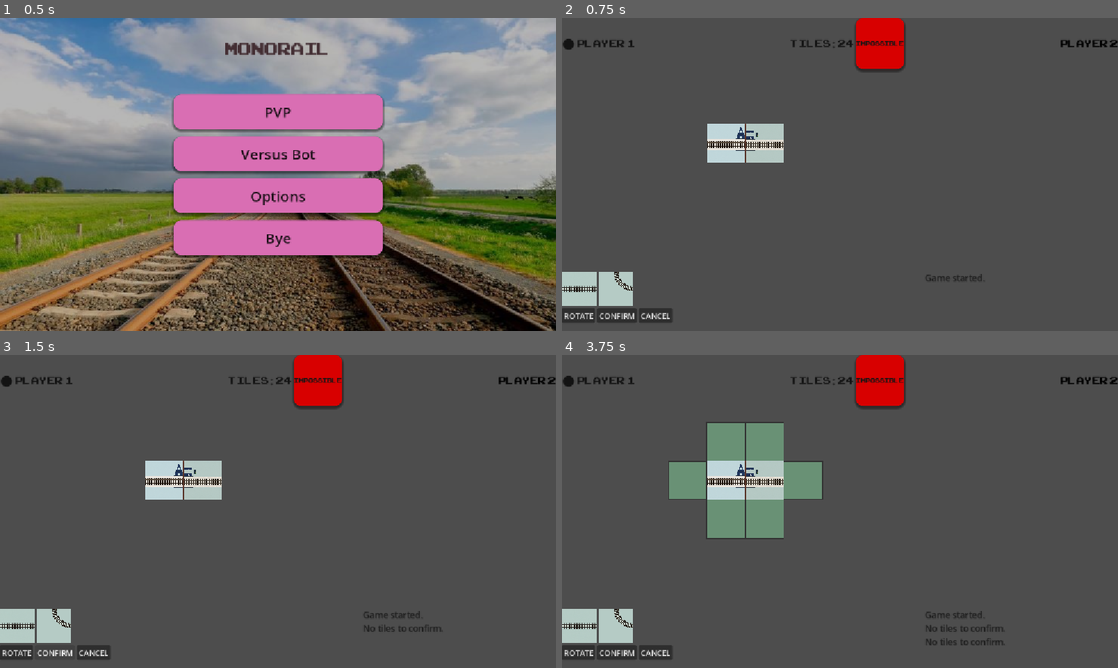
Above: before the commit, frames 1-4 (two rows, left to right).
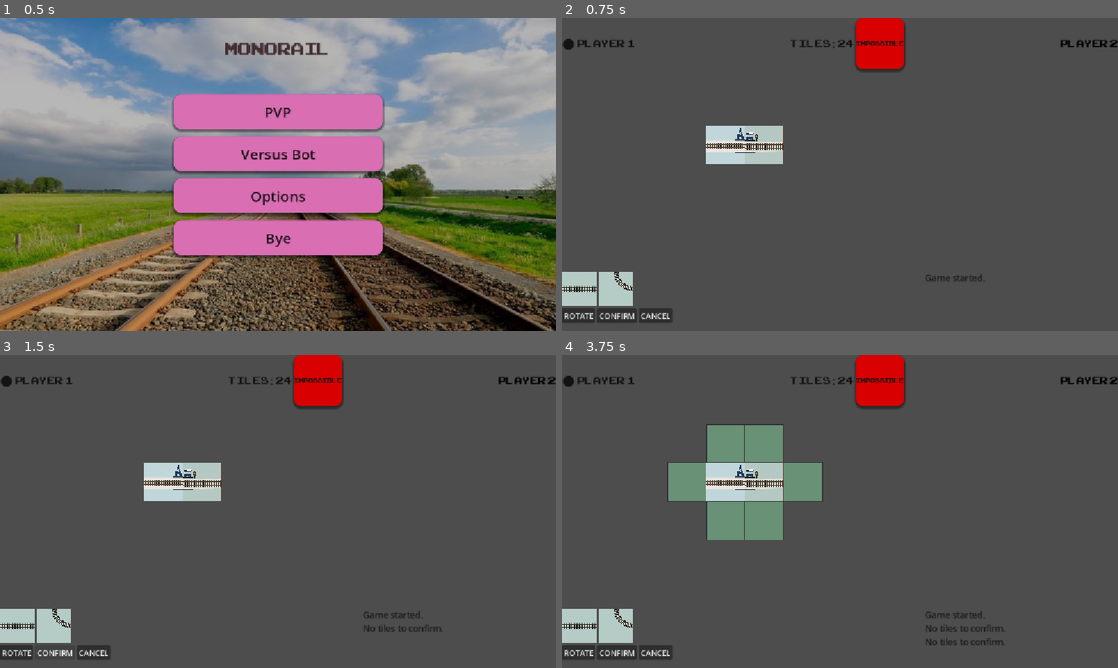
Above: after the commit, the same moments.

Repository: NguyenDucAnh20235585/monorail-godot
Game: Godot game, scene res://scenes/main_menu/main_menu.tscn
Two runs of this game, one before a commit and one after it. Both use one fixed random seed, a clock stepped at 60 frames per second and the inputs below.
Inputs (mouse positions are in pixels of both pictures, inside the frame that each line leads up to):
- Up to frame 1 (0.5 s): no input
- Up to frame 2 (0.75 s): click "PVP" at 0.5 s
- Up to frame 3 (1.5 s): click "CONFIRM" at 1.25 s
- Up to frame 4 (3.75 s): click "CONFIRM" at 2 s; click "Impossible" at 2.75 s; click (578, 627) at 3.5 s

Frame 1 is identical in both runs. In frame 2, 0.7% of the frame differs, in the area x 25-40%, y 33-47%; in frame 3, 0.7%; in frame 4, 1.4%, in the area x 18-47%, y 21-60%.

Commit message:
feat: add board camera pan and zoom controls - anh.nd

Diff:
--- /dev/null
+++ b/board_camera.gd
@@ -0,0 +1 @@
+extends Camera2D
--- a/main.tscn
+++ b/main.tscn
@@ -2,6 +2,7 @@
 
 [ext_resource type="Script" uid="uid://dbf83gq5o1iyi" path="res://main.gd" id="1_ig7tw"]
 [ext_resource type="Script" uid="uid://d0hqdee5jplup" path="res://scripts/ui/board/board_view.gd" id="2_0xm2m"]
+[ext_resource type="Script" uid="uid://cnm08ilbc28ks" path="res://scripts/ui/board_camera/board_camera.gd" id="3_7mycd"]
 [ext_resource type="FontFile" uid="uid://dl7sgbrkes2vd" path="res://assets/font/ARCADECLASSIC.TTF" id="3_h2yge"]
 [ext_resource type="Texture2D" uid="uid://cu2duj0vw86v5" path="res://assets/png/Straight_tile.png" id="4_1bvp3"]
 [ext_resource type="Texture2D" uid="uid://bja2egrh1pukd" path="res://assets/png/Curve_tile.png" id="5_lquwl"]
@@ -46,6 +47,10 @@
 [node name="Board" type="Node2D" parent="." unique_id=2008717891]
 position = Vector2(300, 220)
 script = ExtResource("2_0xm2m")
+
+[node name="BoardCamera" type="Camera2D" parent="." unique_id=946126118]
+position = Vector2(577, 321)
+script = ExtResource("3_7mycd")
 
 [node name="GameplayUI" type="CanvasLayer" parent="." unique_id=990129623]
 
--- a/scripts/ui/board/board_view.gd
+++ b/scripts/ui/board/board_view.gd
@@ -28,8 +28,8 @@
 
 func _unhandled_input(event: InputEvent) -> void:
 	if event is InputEventMouseButton:
-		if event.button_index == MOUSE_BUTTON_LEFT and event.pressed:
-			var local_position := to_local(event.position)
+		if event.button_index == MOUSE_BUTTON_LEFT and not event.pressed:
+			var local_position := to_local(get_global_mouse_position())
 
 			var grid_pos := Vector2i(
 				floori(local_position.x / CELL_SIZE),
@@ -45,8 +45,6 @@
 				indicator_clicked.emit(grid_pos)
 
 func _draw():
-
-	# DEBUG/TẠM: candidate indicators
 	for grid_position in indicator_positions:
 		draw_cell(grid_position, Color(0.55, 0.9, 0.65, 0.45))
 	# Tile đã confirm
--- /dev/null
+++ b/scripts/ui/board_camera/board_camera.gd
@@ -0,0 +1,67 @@
+extends Camera2D
+
+const ZOOM_STEP := 0.1
+const MIN_ZOOM := 0.4
+const MAX_ZOOM := 1.6
+
+const DRAG_THRESHOLD := 6.0
+
+var left_mouse_down := false
+var is_dragging := false
+var drag_start_position := Vector2.ZERO
+
+
+func _ready() -> void:
+	set_process_input(true)
+
+	zoom = Vector2.ONE
+	enabled = true
+
+func _input(event: InputEvent) -> void:
+	if event is InputEventMouseButton:
+		if event.button_index == MOUSE_BUTTON_WHEEL_UP and event.pressed:
+			change_zoom(ZOOM_STEP)
+
+		elif event.button_index == MOUSE_BUTTON_WHEEL_DOWN and event.pressed:
+			change_zoom(-ZOOM_STEP)
+
+		elif event.button_index == MOUSE_BUTTON_LEFT:
+			if event.pressed:
+				left_mouse_down = true
+				is_dragging = false
+				drag_start_position = event.position
+			else:
+				left_mouse_down = false
+
+				if is_dragging:
+					get_viewport().set_input_as_handled()
+
+				is_dragging = false
+
+	if event is InputEventMouseMotion and left_mouse_down:
+		if not is_dragging:
+			var drag_distance: float = event.position.distance_to(drag_start_position)
+
+			if drag_distance >= DRAG_THRESHOLD:
+				is_dragging = true
+
+		if is_dragging:
+			position -= event.relative / zoom.x
+			get_viewport().set_input_as_handled()
+
+func change_zoom(amount: float) -> void:
+	var mouse_before: Vector2 = get_global_mouse_position()
+
+	var new_zoom: float = clampf(
+		zoom.x + amount,
+		MIN_ZOOM,
+		MAX_ZOOM
+	)
+
+	zoom = Vector2(new_zoom, new_zoom)
+	force_update_scroll()
+
+	var mouse_after: Vector2 = get_global_mouse_position()
+
+	global_position += mouse_before - mouse_after
+	force_update_scroll()
Not shown, added: board_camera.gd.uid
Not shown, added: scripts/ui/board_camera/board_camera.gd.uid
